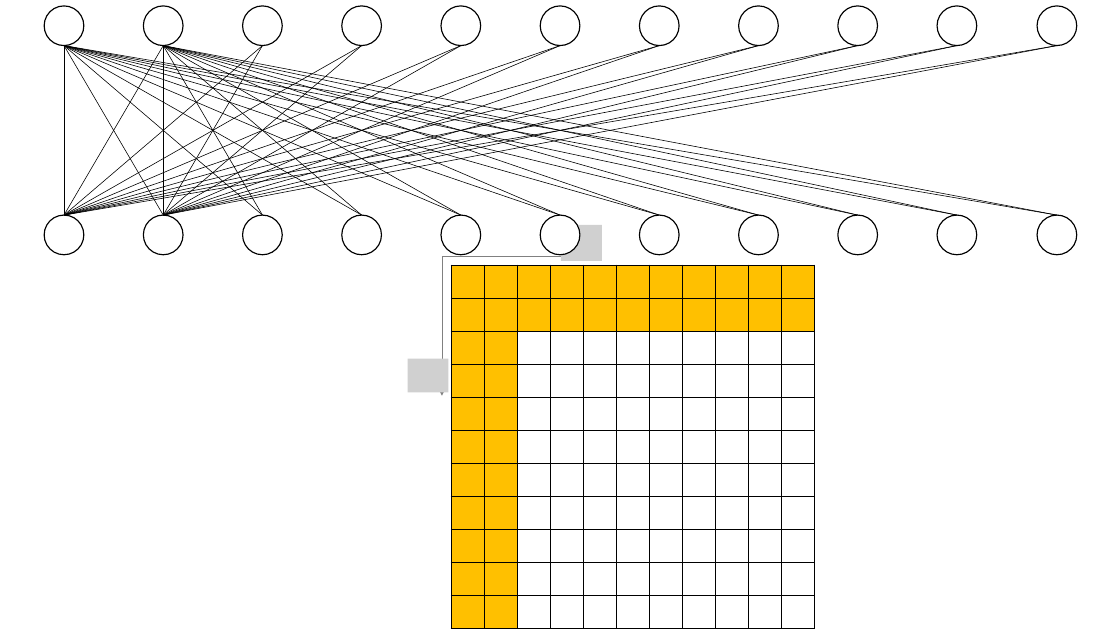
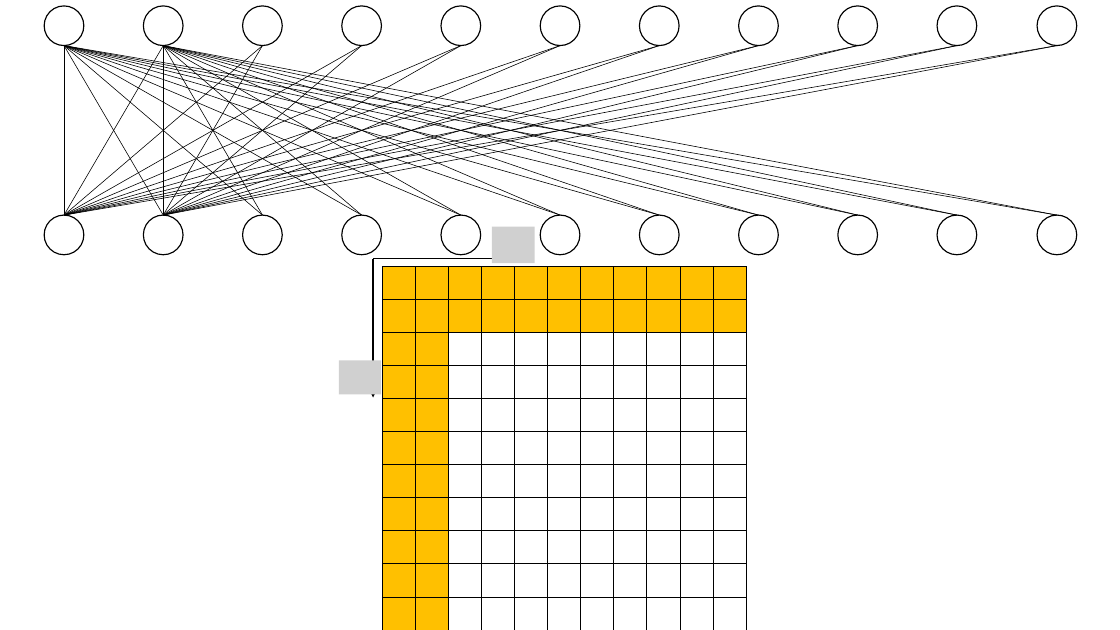
Before and after one commit to clonetimer/pptx, a slide deck: slide 81 of 素材.pptx. Drawn at 1120x630 pixels with LibreOffice and Linux fonts; fonts in the diff are those of the drawing; grey boxes stand for pictures. Boxes give left, top, right and bottom in pixels: in the first picture for what was removed or moved away, otherwise in the second. Text is boxed around its words. In the diff, an @@ line names an element or a change of style, - is before the commit and + after.

```diff
--- a/素材.pptx
+++ b/素材.pptx
@@ picture added at bbox=[492, 227, 535, 263] @@
@@ picture removed at bbox=[561, 225, 602, 261] @@
@@ 2 arrows, 1 table: place and size @@
-2 arrows, 1 table at bbox=[442, 257, 812, 628]
+2 arrows, 1 table at bbox=[373, 259, 743, 630]
@@ arrow (373, 259) - (373, 397): stroke #808080 0.5 pt to #000000 1 pt @@
@@ arrow (373, 259) - (513, 259): stroke #808080 0.5 pt to #000000 1 pt @@
@@ picture removed at bbox=[408, 359, 448, 392] @@
@@ picture added at bbox=[339, 360, 381, 394] @@
```
Also in this commit, not shown: 37 slides added.
